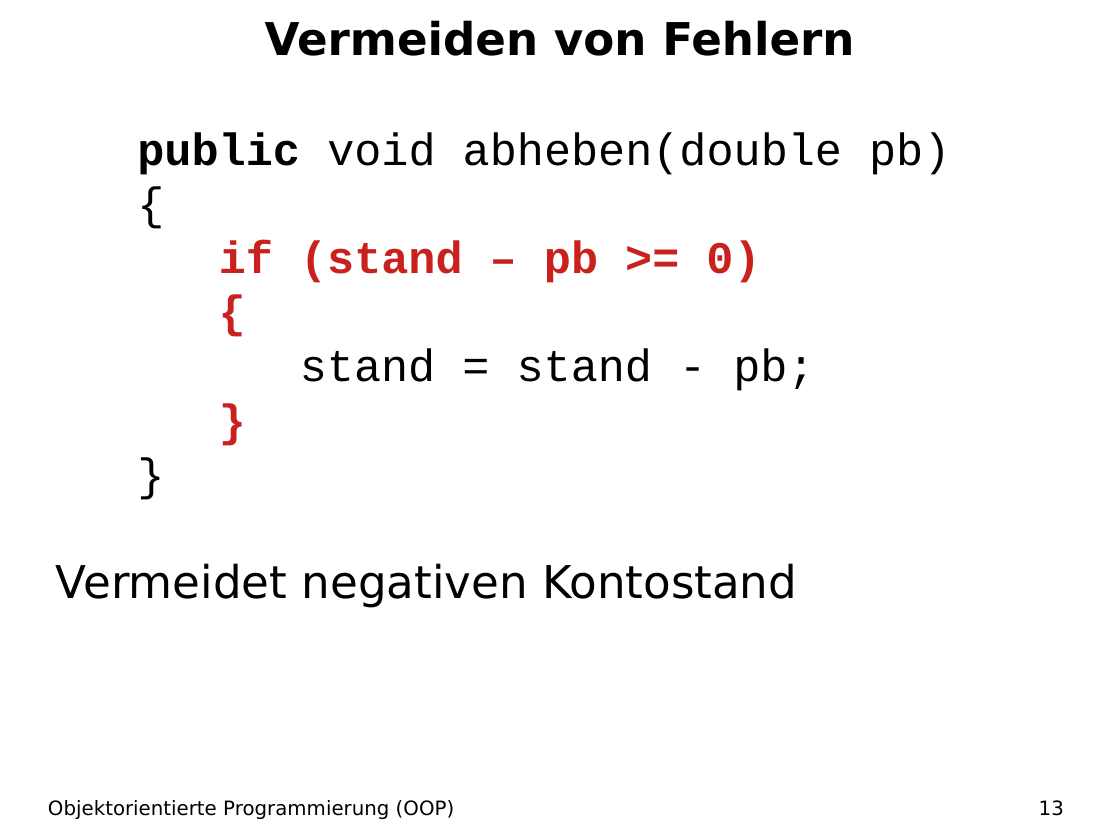
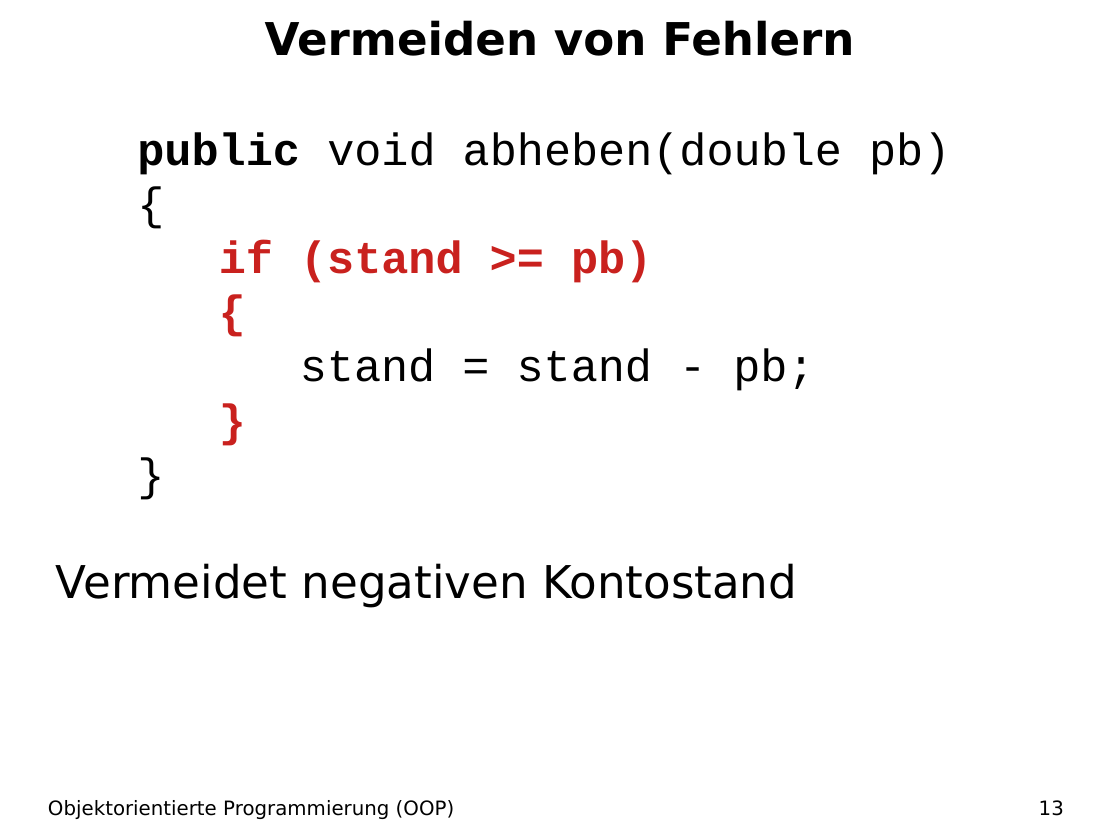
Before and after one commit to christianpothmann/Informatikunterricht, a slide deck: slide 13 of Java/01 OOP/Einführung OOP Source/22 Zugriffsmodifikator/PR Zugriffsmodifikator.odp. Drawn at 1120x840 pixels with LibreOffice and Linux fonts; fonts in the diff are those of the drawing. Boxes give left, top, right and bottom in pixels: in the first picture for what was removed or moved away, otherwise in the second. Text is boxed around its words. In the diff, an @@ line names an element or a change of style, - is before the commit and + after.

```diff
--- a/Java/01 OOP/Einführung OOP Source/22 Zugriffsmodifikator/PR Zugriffsmodifikator.odp
+++ b/Java/01 OOP/Einführung OOP Source/22 Zugriffsmodifikator/PR Zugriffsmodifikator.odp
@@ text at (219, 241, 652, 283): text changed @@
-if (stand – pb >= 0)
+if (stand >= pb)
```
Also in this commit, not shown: 4 other slides changed, 52 other files.
